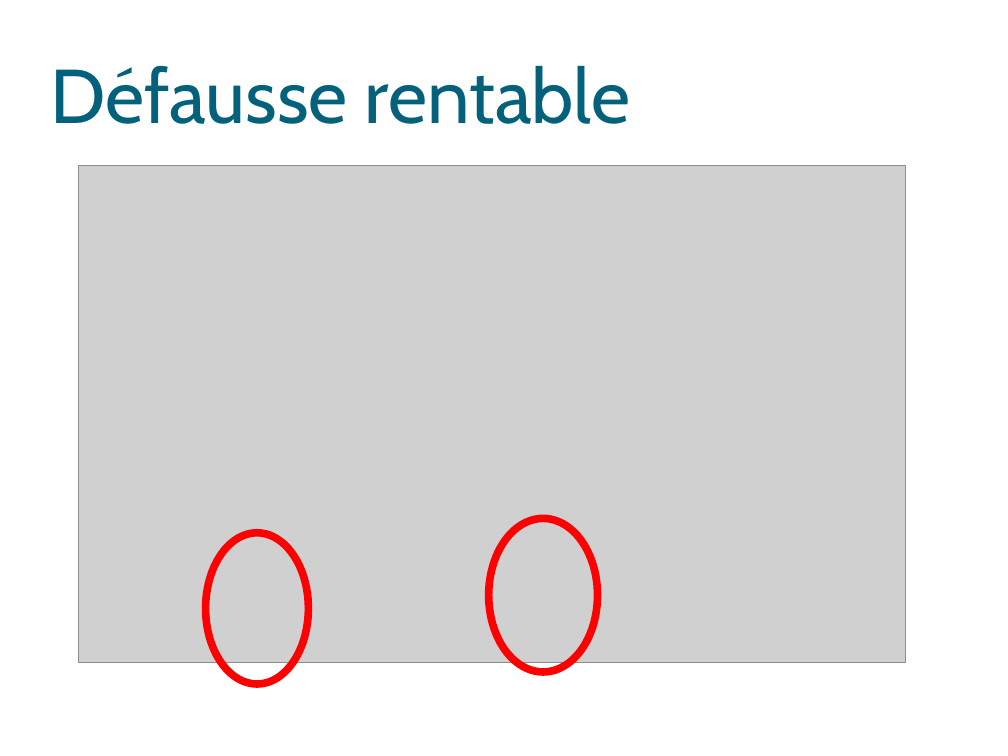
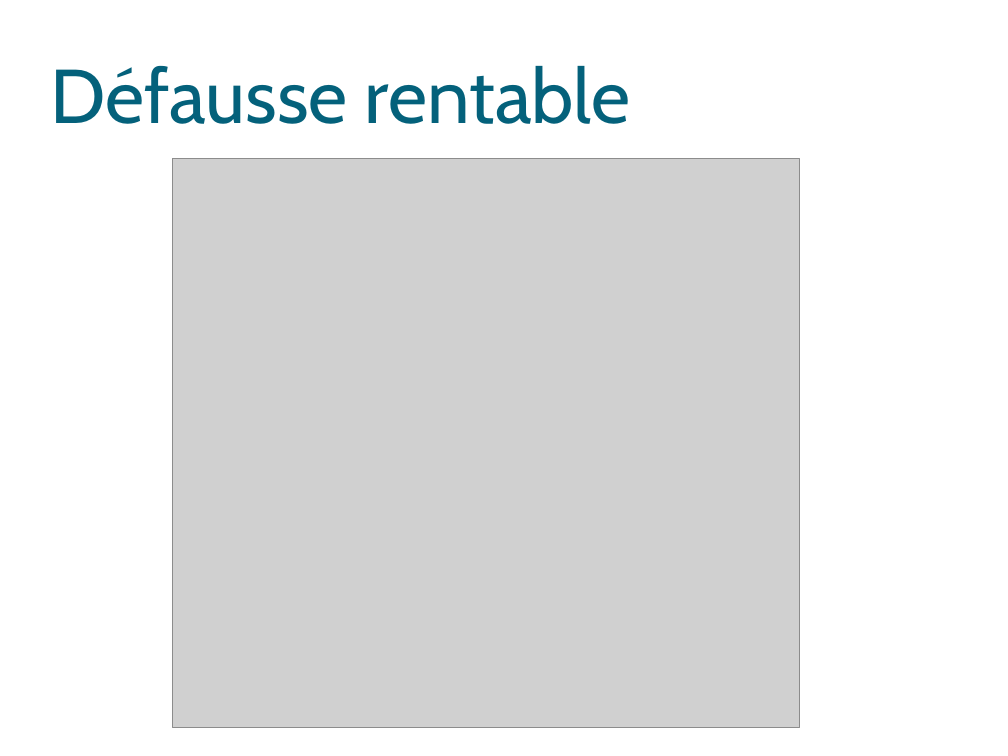
Before and after one commit to Triw-12/hanamikoji_solve, a slide deck: slide 17 of diaporama/Règles.odp (slide 14 before the commit). Drawn at 1008x756 pixels with LibreOffice and Linux fonts; fonts in the diff are those of the drawing; grey boxes stand for pictures; background and template pictures are left out. Boxes give left, top, right and bottom in pixels: in the first picture for what was removed or moved away, otherwise in the second. Text is boxed around its words. In the diff, an @@ line names an element or a change of style, - is before the commit and + after.

```diff
--- a/diaporama/Règles.odp
+++ b/diaporama/Règles.odp
@@ picture: place and size @@
-picture at [79,166,906,663]
+picture at [173,158,799,727]
@@ ellipse removed at [206,533,308,684] @@
@@ ellipse removed at [488,519,597,672] @@
```
Also in this commit, not shown: 17 other slides changed, 18 slides added, 12 slides removed, 11 other files.
